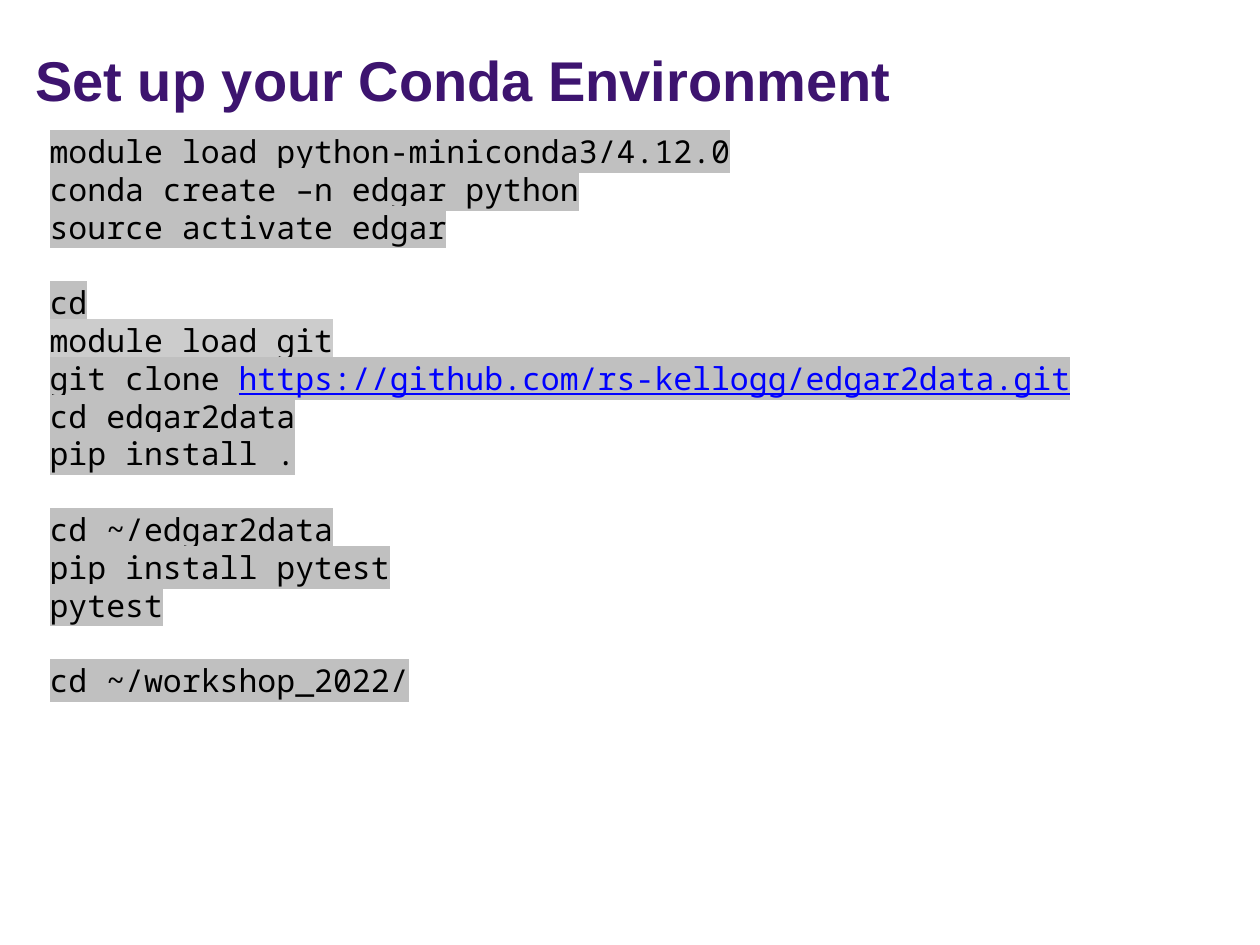
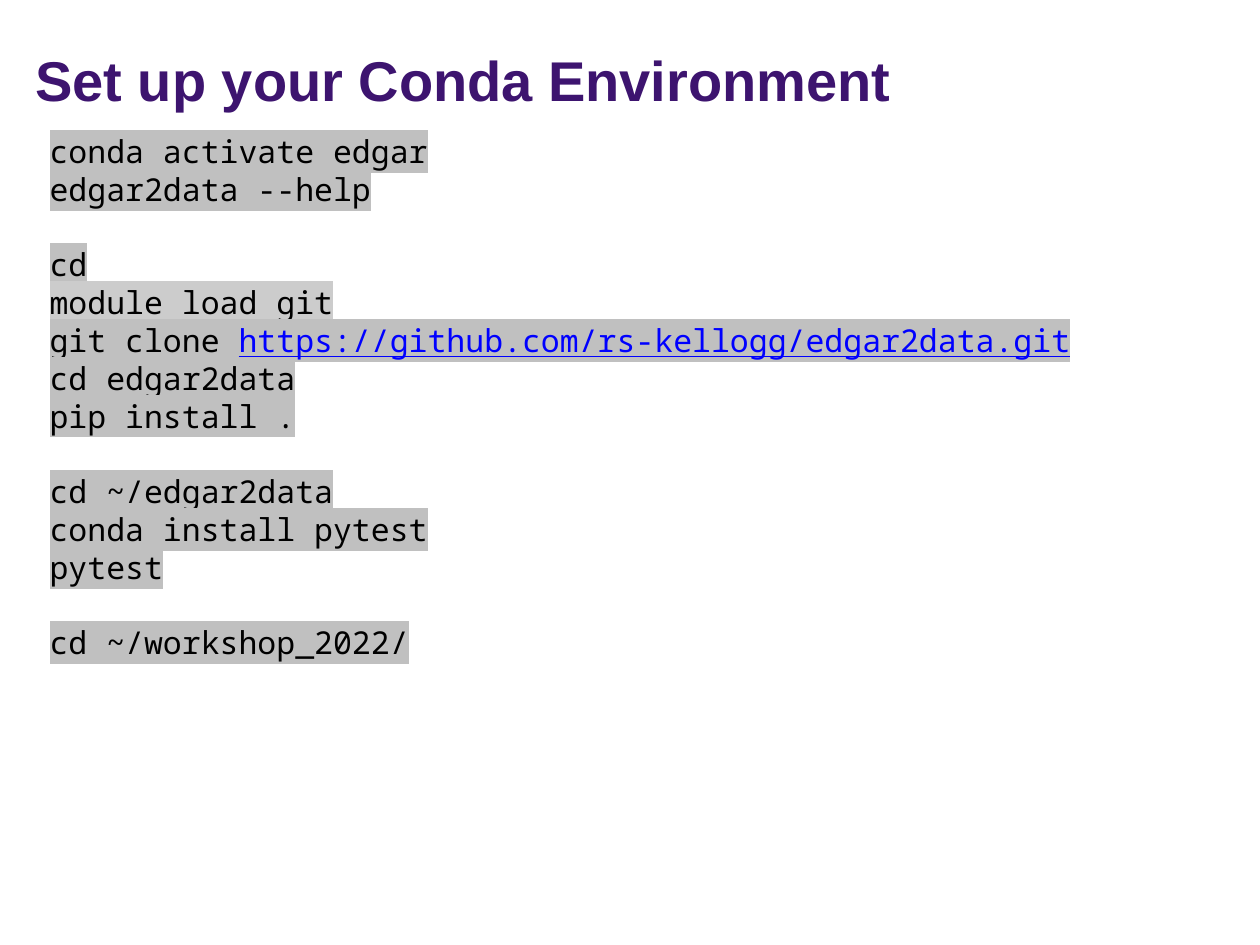
Before and after one commit to rs-kellogg/workshop_2022, a slide deck: slide 1 of Session5_Version_Control/2022_source_control.pptx (slide 4 before the commit). Drawn at 1260x945 pixels with LibreOffice and Linux fonts; fonts in the diff are those of the drawing; background and template pictures are left out. Boxes give left, top, right and bottom in pixels: in the first picture for what was removed or moved away, otherwise in the second. Text is boxed around its words. In the diff, an @@ line names an element or a change of style, - is before the commit and + after.

```diff
--- a/Session5_Version_Control/2022_source_control.pptx
+++ b/Session5_Version_Control/2022_source_control.pptx
@@ text at [50,139,427,209]: text changed @@
-module load python-miniconda3/4.12.0
-conda create –n edgar python
-source activate edgar
+conda activate edgar
+edgar2data --help
@@ text at [50,517,427,549]: text changed @@
-pip install pytest
+conda install pytest
```
Also in this commit, not shown: 4 other slides changed, 1 other file.
